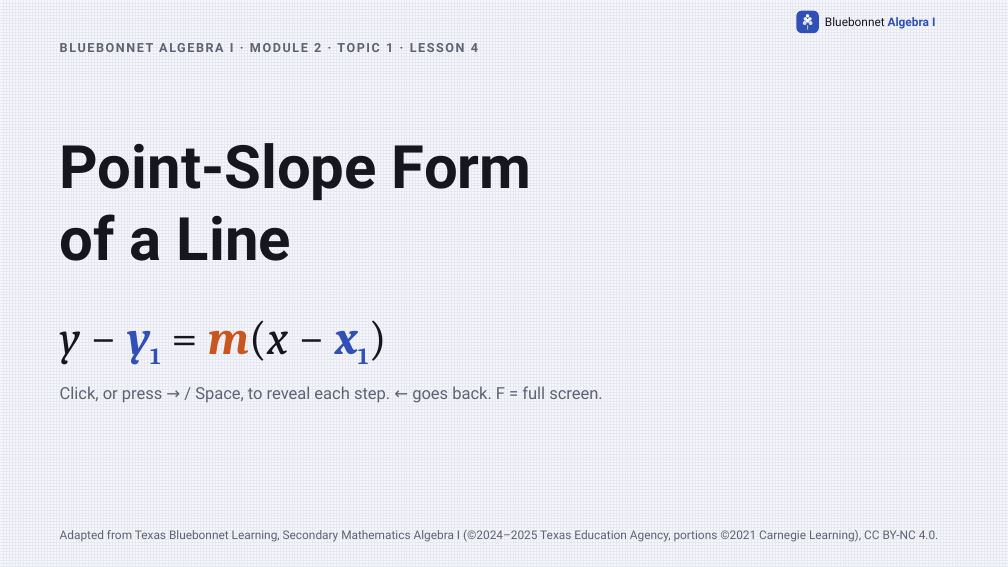
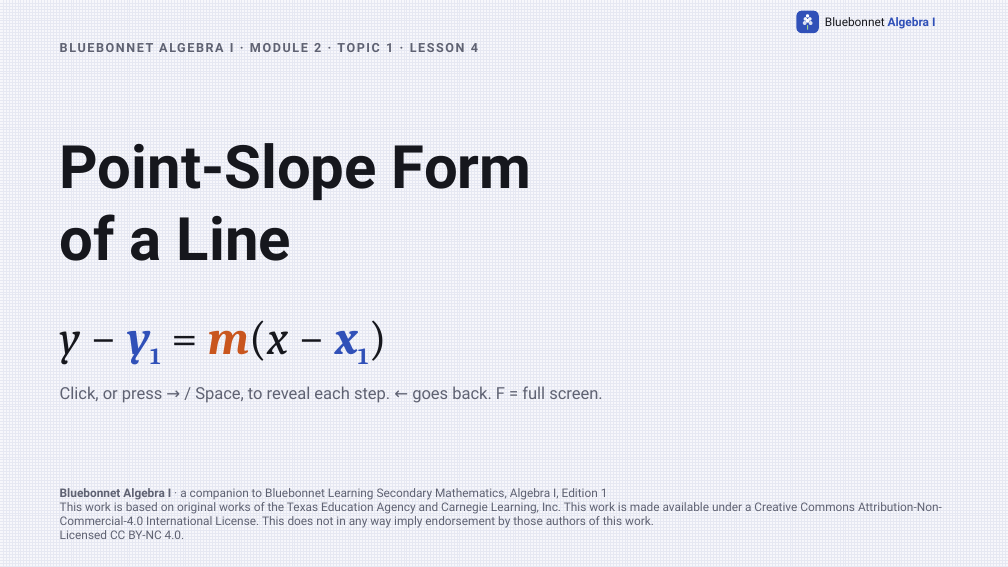
Before and after one commit to Apolloat2022/Algebra1M2U1L4, a slide deck: slide 1 of point-slope-form-lesson4.pptx. Drawn at 1008x567 pixels with LibreOffice and Linux fonts; fonts in the diff are those of the drawing. Boxes give left, top, right and bottom in pixels: in the first picture for what was removed or moved away, otherwise in the second. Text is boxed around its words. In the diff, an @@ line names an element or a change of style, - is before the commit and + after.

```diff
--- a/point-slope-form-lesson4.pptx
+++ b/point-slope-form-lesson4.pptx
@@ text at (60,487,942,539): text changed @@
-Adapted from Texas Bluebonnet Learning, Secondary Mathematics Algebra I (©2024–2025 Texas Education Agency, portions ©2021 Carnegie Learning), CC BY-NC 4.0.
+Bluebonnet Algebra I · a companion to Bluebonnet Learning Secondary Mathematics, Algebra I, Edition 1
+This work is based on original works of the Texas Education Agency and Carnegie Learning, Inc. This work is made available under a Creative Commons Attribution-Non-Commercial-4.0 International License. This does not in any way imply endorsement by those authors of this work.
+Licensed CC BY-NC 4.0.
```
Also in this commit, not shown: 2 other files.
